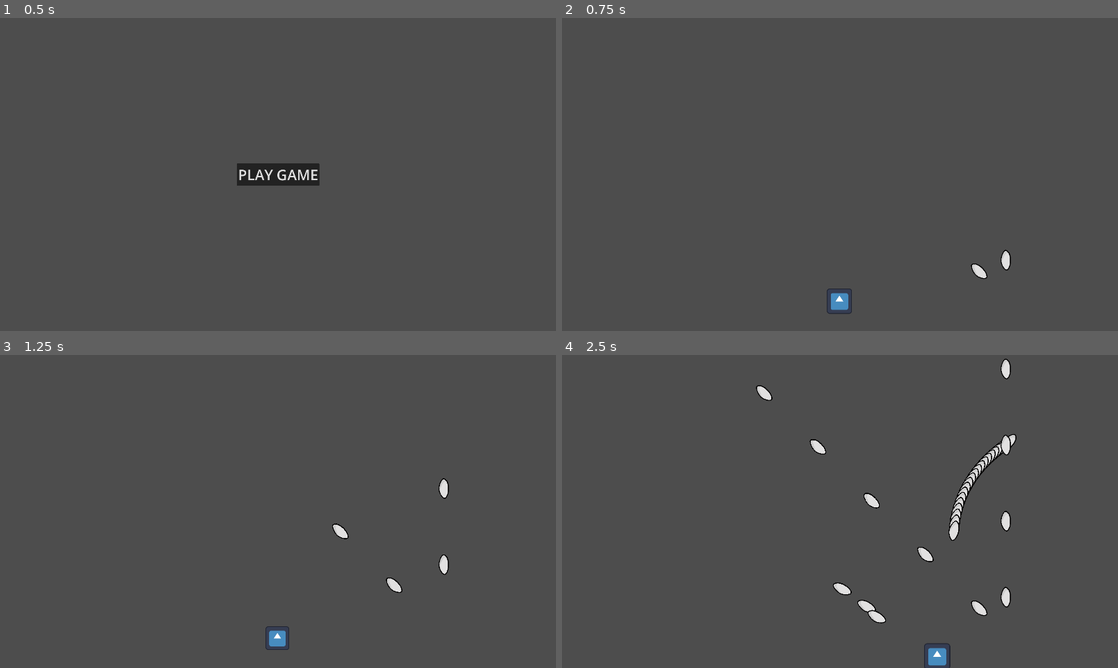
Above: before the commit, frames 1-4 (two rows, left to right).
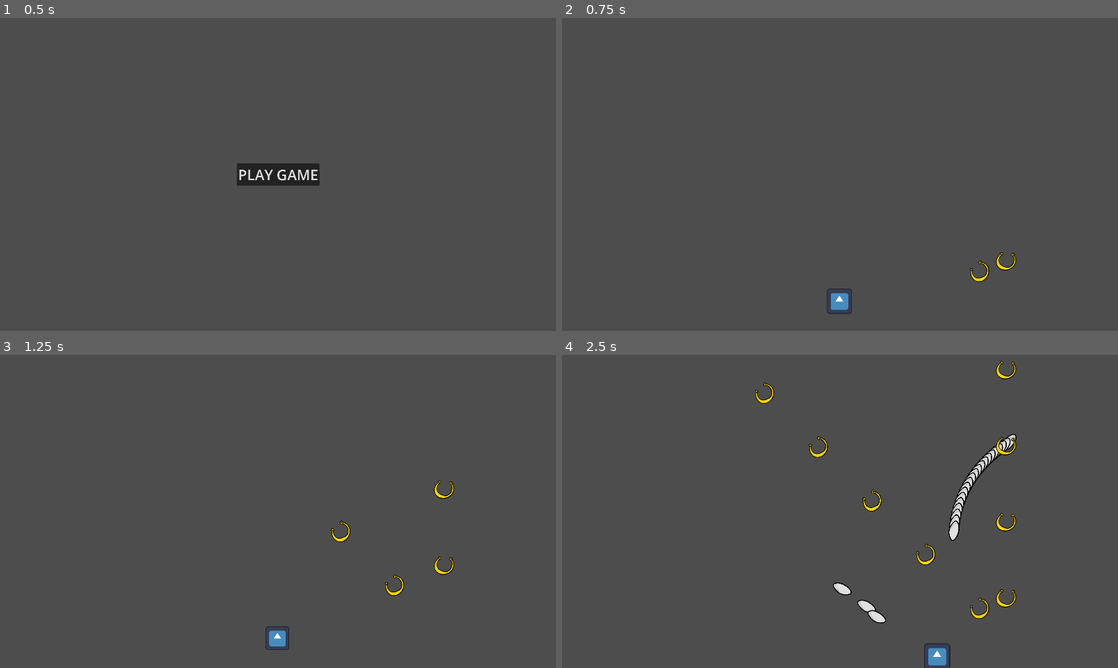
Above: after the commit, the same moments.

Repository: kaito002/bullet-hell-5
Game: Godot game, scene res://scenes/ui/main_menu.tscn
Same seed, same stepped clock (60 frames per second), same inputs: the game is played once before the commit and once after it. The engine's default icon, where the game draws it, is replaced by a stand-in: a white triangle on a blue panel in a dark square.
Inputs (mouse positions are in pixels of both pictures, inside the frame that each line leads up to):
- Up to frame 1 (0.5 s): no input
- Up to frame 2 (0.75 s): click "PLAY GAME" at 0.5 s
- Up to frame 3 (1.25 s): no input
- Up to frame 4 (2.5 s): move the mouse to (962, 495) at 1.27 s; press the mouse at (962, 495) at 1.28 s; hold D (right) 1.28-2.03 s; move the mouse to (728, 527) at 2.02 s; release the mouse at (728, 527) at 2.03 s; hold S (down) from 2.03 s (still down); click (728, 527) at 2.1 s

Frame 1 is identical in both runs. In frame 2, 0.3% of the frame differs, in the area x 73-82%, y 74-85%; in frame 3, 0.6%; in frame 4, 1.4%, in the area x 34-82%, y 1-85%.

Commit message:
spawner uses taurus bullets

Diff:
--- /dev/null
+++ b/scenes/enemies/taurus/taurus_bullet.gd
@@ -0,0 +1,5 @@
+extends Bullet
+
+
+func _on_body_entered(body):
+	print(body, " collision with ", name)
--- a/scenes/enemies/taurus/taurus_bullet.tscn
+++ b/scenes/enemies/taurus/taurus_bullet.tscn
@@ -1,5 +1,6 @@
-[gd_scene load_steps=3 format=3 uid="uid://dxio33pyvaxh"]
+[gd_scene load_steps=4 format=3 uid="uid://dxio33pyvaxh"]
 
+[ext_resource type="Script" path="res://scenes/enemies/taurus/taurus_bullet.gd" id="1_0074x"]
 [ext_resource type="Texture2D" uid="uid://b00h5y5ajn4uh" path="res://assets/taurus/NoseRing.png" id="1_e1v4j"]
 
 [sub_resource type="CapsuleShape2D" id="CapsuleShape2D_slyxv"]
@@ -8,6 +9,7 @@
 
 [node name="TaurusBullet" type="Area2D"]
 collision_layer = 16
+script = ExtResource("1_0074x")
 
 [node name="NoseRing" type="Sprite2D" parent="."]
 scale = Vector2(0.7, 0.7)
@@ -17,3 +19,5 @@
 position = Vector2(1.86265e-09, -2)
 rotation = 1.55572
 shape = SubResource("CapsuleShape2D_slyxv")
+
+[connection signal="body_entered" from="." to="." method="_on_body_entered"]
--- a/scenes/levels/main.tscn
+++ b/scenes/levels/main.tscn
@@ -6,6 +6,7 @@
 [ext_resource type="PackedScene" uid="uid://tlhnks1d8vwq" path="res://scenes/weapons/bullet.tscn" id="4_13t6y"]
 [ext_resource type="Script" path="res://scripts/dead_zone.gd" id="5_oey0e"]
 [ext_resource type="Script" path="res://scenes/enemies/spawner.gd" id="6_ic8bt"]
+[ext_resource type="PackedScene" uid="uid://dxio33pyvaxh" path="res://scenes/enemies/taurus/taurus_bullet.tscn" id="7_sac4d"]
 [ext_resource type="Script" path="res://scenes/ui.gd" id="7_wjp1r"]
 [ext_resource type="Script" path="res://scenes/ui/main_menu_button.gd" id="8_w4o0v"]
 
@@ -89,10 +90,10 @@
 fire_rate = 0.01
 
 [node name="weapon" parent="spawner" instance=ExtResource("3_wy0nk")]
-bullet_scene = ExtResource("4_13t6y")
+bullet_scene = ExtResource("7_sac4d")
 
 [node name="weapon2" parent="spawner" instance=ExtResource("3_wy0nk")]
-bullet_scene = ExtResource("4_13t6y")
+bullet_scene = ExtResource("7_sac4d")
 direction = Vector2(-1, -1)
 
 [node name="ui" type="CanvasLayer" parent="."]
Not shown: 1 places in scenes/levels/main.tscn that only renumber resources
